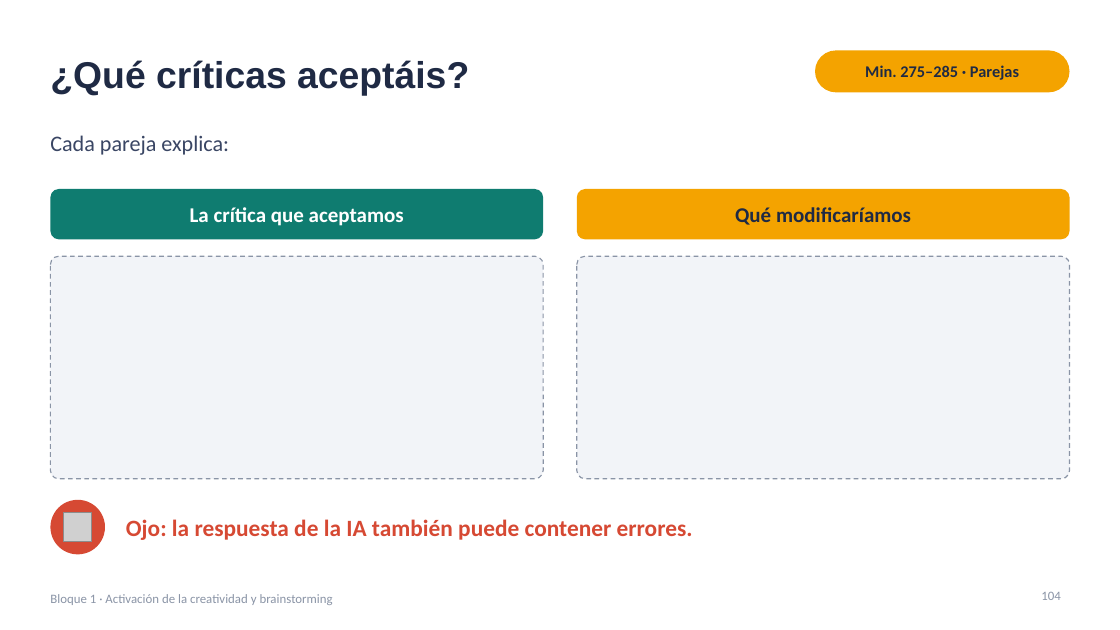
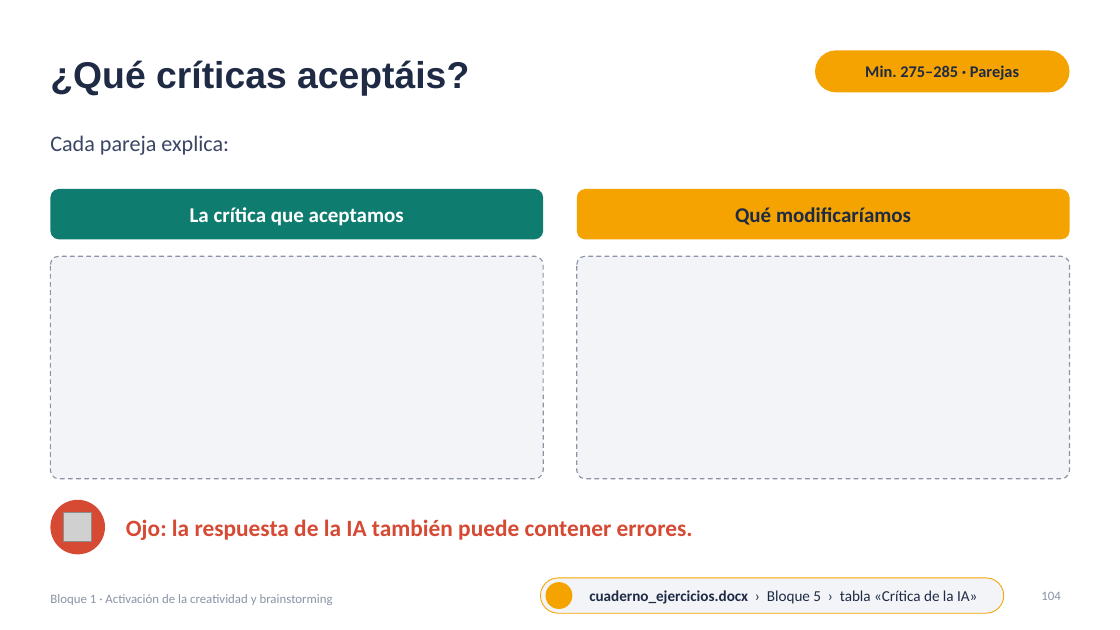
Before and after one commit to jjnieto/creatividad-ofimatica-ia, a slide deck: slide 104 of diapositivas/Curso.pptx. Drawn at 1120x630 pixels with LibreOffice and Linux fonts; fonts in the diff are those of the drawing; grey boxes stand for pictures; background and template pictures are left out. Boxes give left, top, right and bottom in pixels: in the first picture for what was removed or moved away, otherwise in the second. Text is boxed around its words. In the diff, an @@ line names an element or a change of style, - is before the commit and + after.

```diff
--- a/diapositivas/Curso.pptx
+++ b/diapositivas/Curso.pptx
@@ rounded rectangle added at (540, 578, 1004, 613), fill #F2F4F8, outline #F4A300 0.75 pt, 13 pt, text #1F2A44 @@
+cuaderno_ejercicios.docx › Bloque 5 › tabla «Crítica de la IA»
@@ ellipse added at (545, 582, 572, 609), fill #F4A300 @@
```
Also in this commit, not shown: 32 other slides changed, 1 other file.
